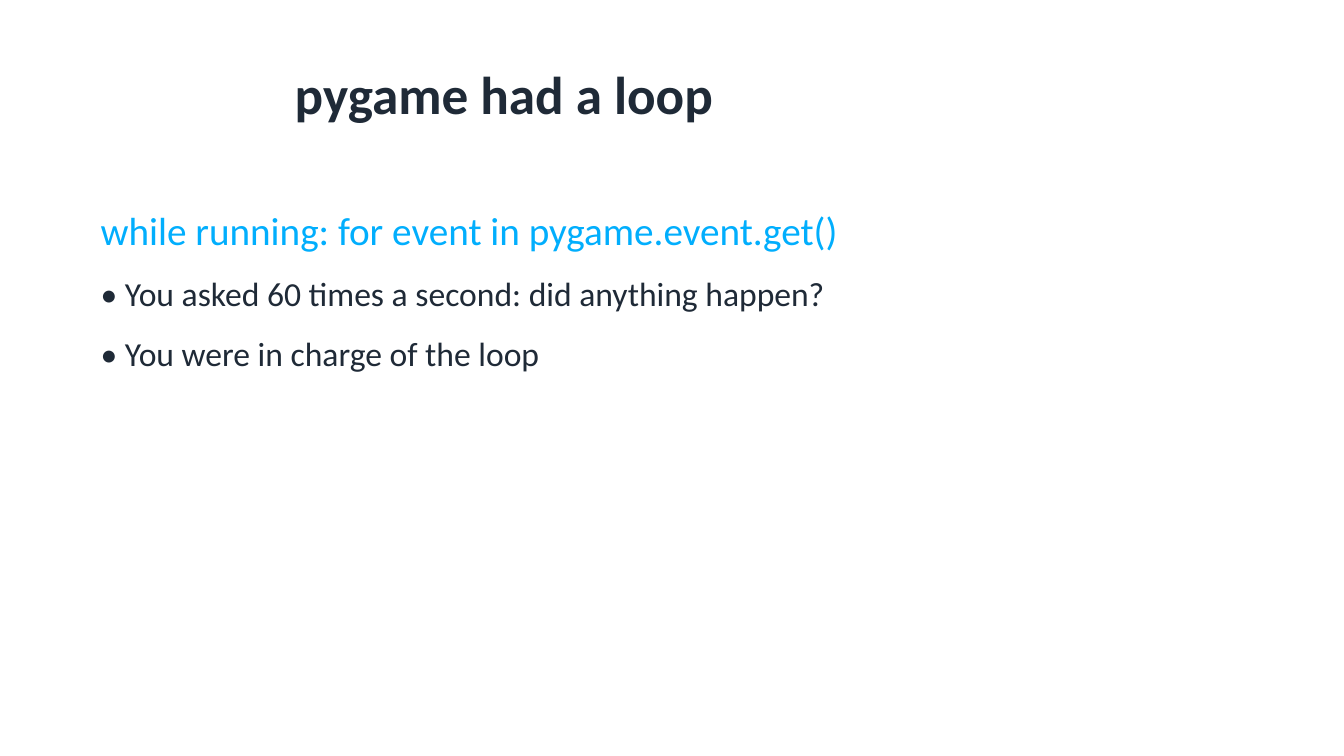
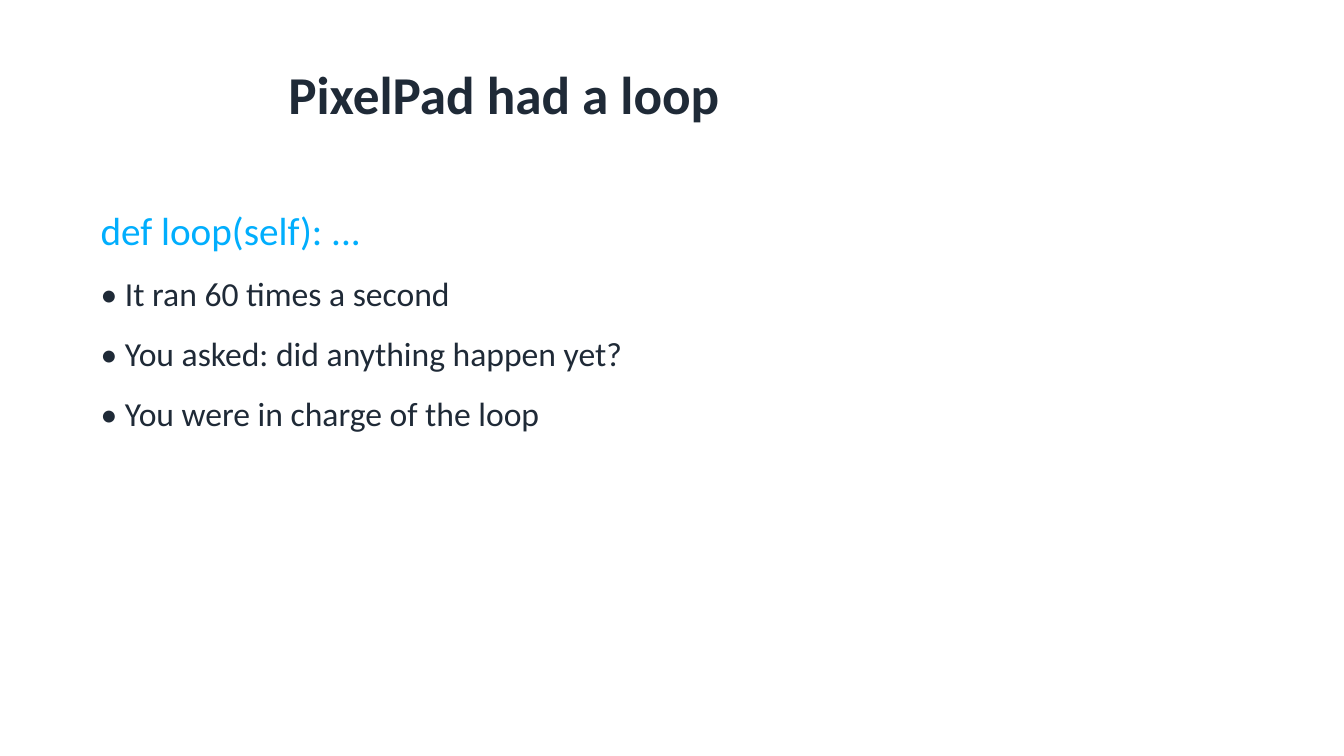
Before and after one commit to utgapps/utgapps.github.io, a slide deck: slide 3 of ai101/slides/week-02.pptx. Drawn at 1344x756 pixels with LibreOffice and Linux fonts; fonts in the diff are those of the drawing. Boxes give left, top, right and bottom in pixels: in the first picture for what was removed or moved away, otherwise in the second. Text is boxed around its words. In the diff, an @@ line names an element or a change of style, - is before the commit and + after.

```diff
--- a/ai101/slides/week-02.pptx
+++ b/ai101/slides/week-02.pptx
@@ title at (x1=288, y1=76, x2=719, y2=123): text changed @@
-pygame had a loop
+PixelPad had a loop
@@ text at (x1=101, y1=216, x2=622, y2=372): text changed @@
-while running: for event in pygame.event.get()
-• You asked 60 times a second: did anything happen?
+def loop(self): ...
+• It ran 60 times a second
+• You asked: did anything happen yet?
```
Also in this commit, not shown: 34 other files.
